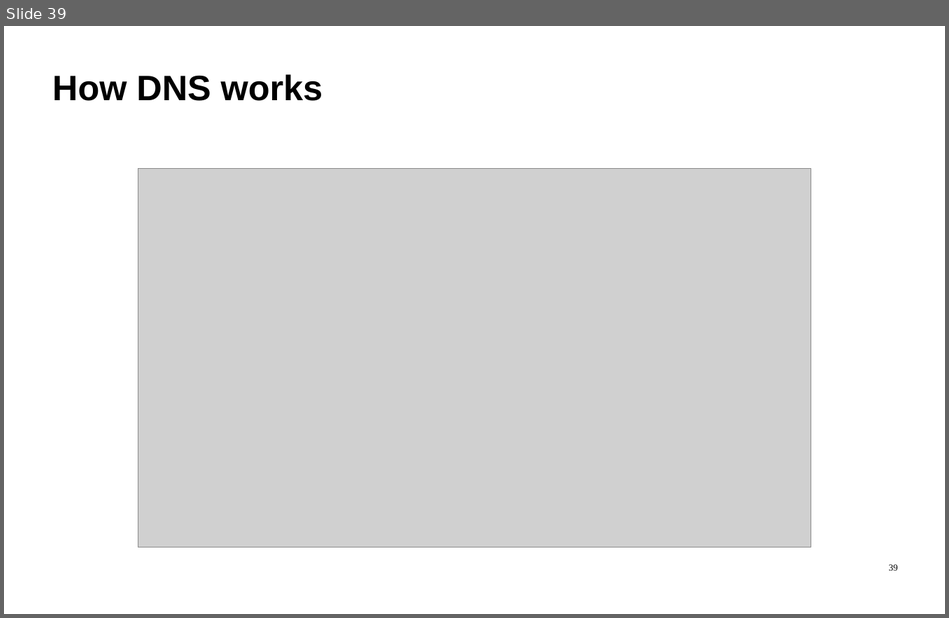
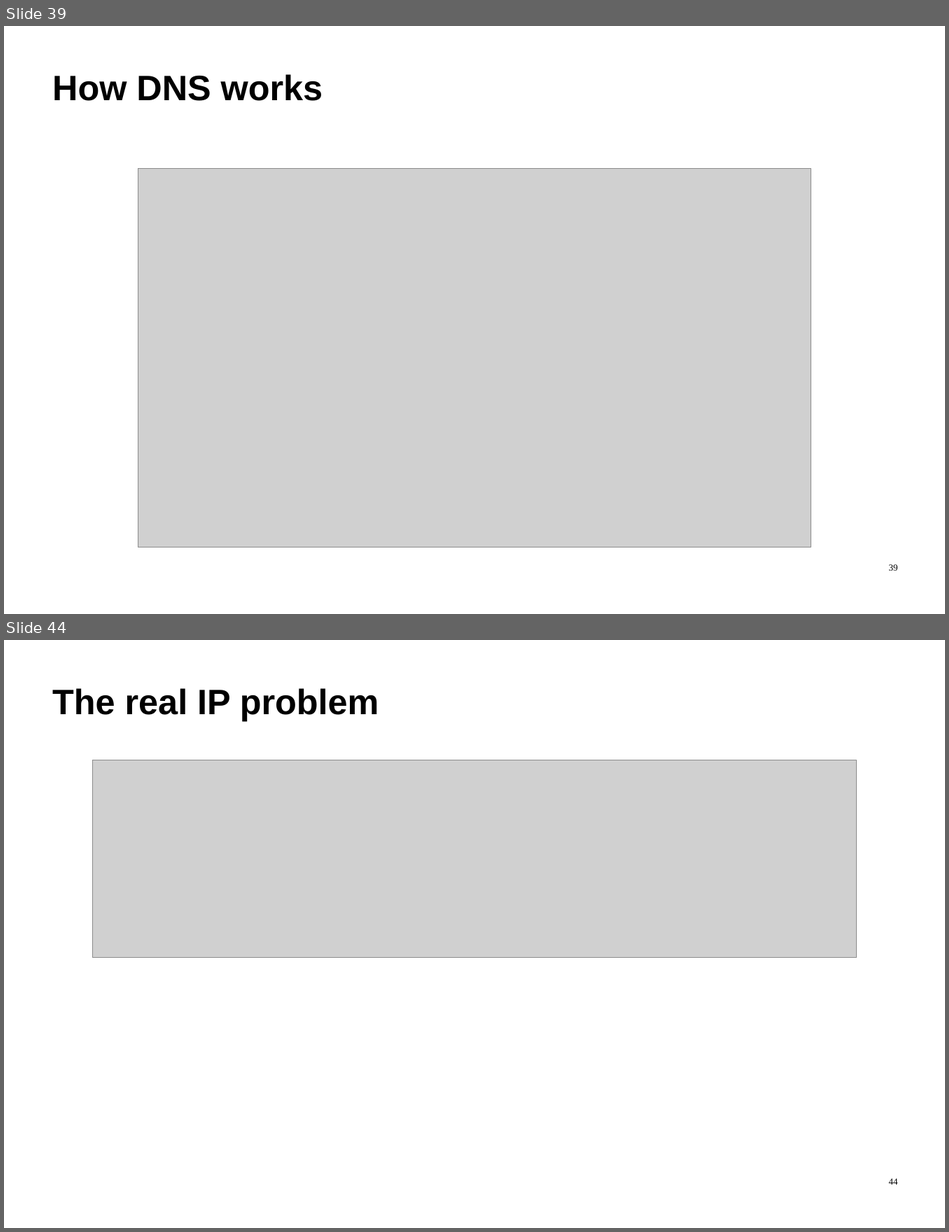
Before and after one commit to ImadSaddik/FullStackDeploymentHandbook, a slide deck: course-assets/slides/full_stack_deployment_guide.odp. Shown one above the other, each under a label of ours: slide 39 before the commit, slides 39 and 44 after it; the slides between them are not shown. The pictures are 949x618 and 949x1232 pixels, drawn with LibreOffice and Linux fonts; fonts in the diff are those of the drawing; grey boxes stand for pictures. Boxes give left, top, right and bottom in pixels: in the first picture for what was removed or moved away, otherwise in the second. Text is boxed around its words. In the diff, an @@ line names an element or a change of style, - is before the commit and + after.

```diff
--- a/course-assets/slides/full_stack_deployment_guide.odp
+++ b/course-assets/slides/full_stack_deployment_guide.odp
@@ slide 44 added at [4,640,945,1228], background #FFFFFF @@
@@ text added at [52,688,379,721], 54 pt, text #000000, bold @@
+The real IP problem
@@ picture added at [93,760,857,958] @@
@@ page number added at [889,1178,898,1185], 14 pt, text #000000 @@
+44
```
Also in this commit, not shown: 5 other slides added, 1 other file.
